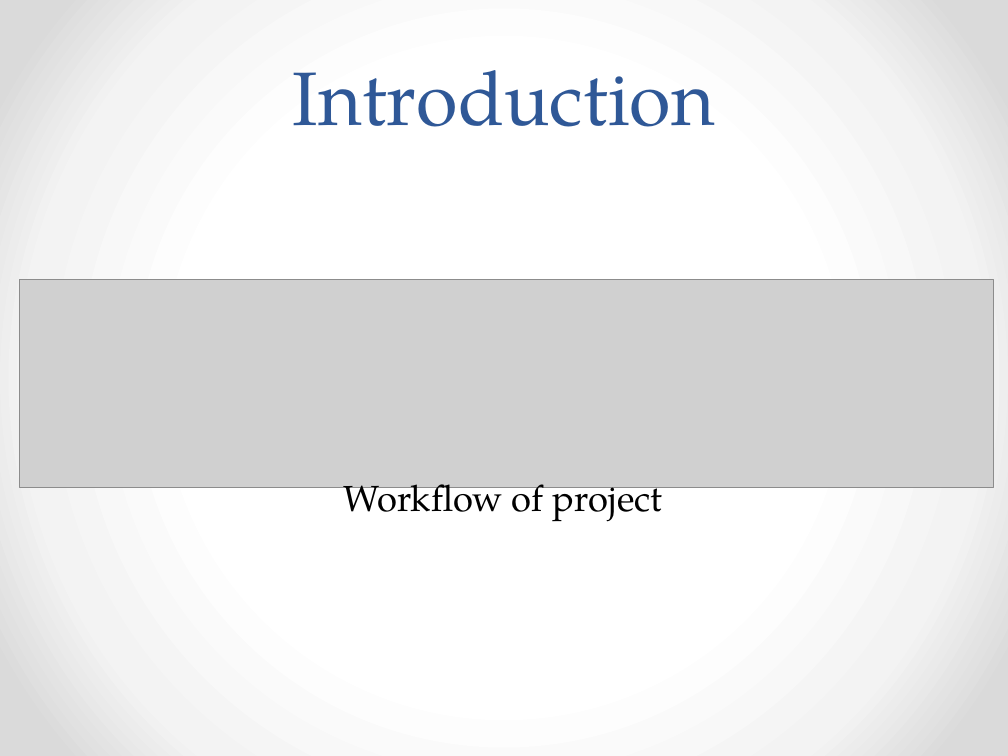
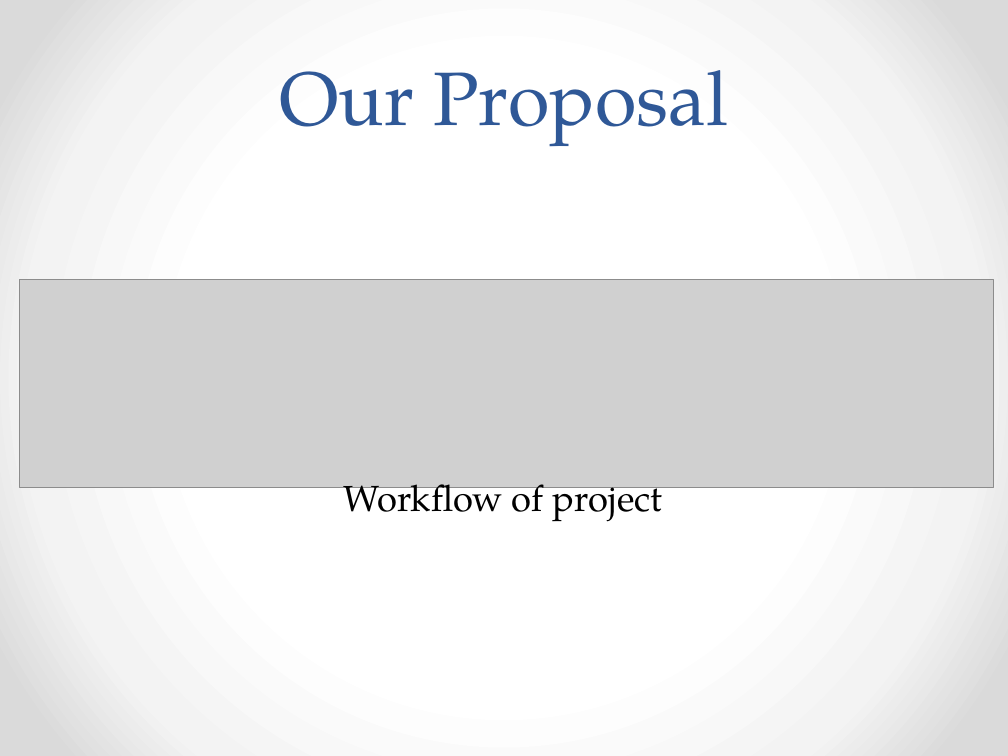
Before and after one commit to AudioExtractors/LanguageDetection, a slide deck: slide 6 of Docs/Presentation.pptx (slide 4 before the commit). Drawn at 1008x756 pixels with LibreOffice and Linux fonts; fonts in the diff are those of the drawing; grey boxes stand for pictures. Boxes give left, top, right and bottom in pixels: in the first picture for what was removed or moved away, otherwise in the second. Text is boxed around its words. In the diff, an @@ line names an element or a change of style, - is before the commit and + after.

Commit message:
Changes 12:08am

```diff
--- a/Docs/Presentation.pptx
+++ b/Docs/Presentation.pptx
@@ title at [279, 70, 728, 147]: text changed @@
-Introduction
+Our Proposal
```
Also in this commit, not shown: 1 slide added.
